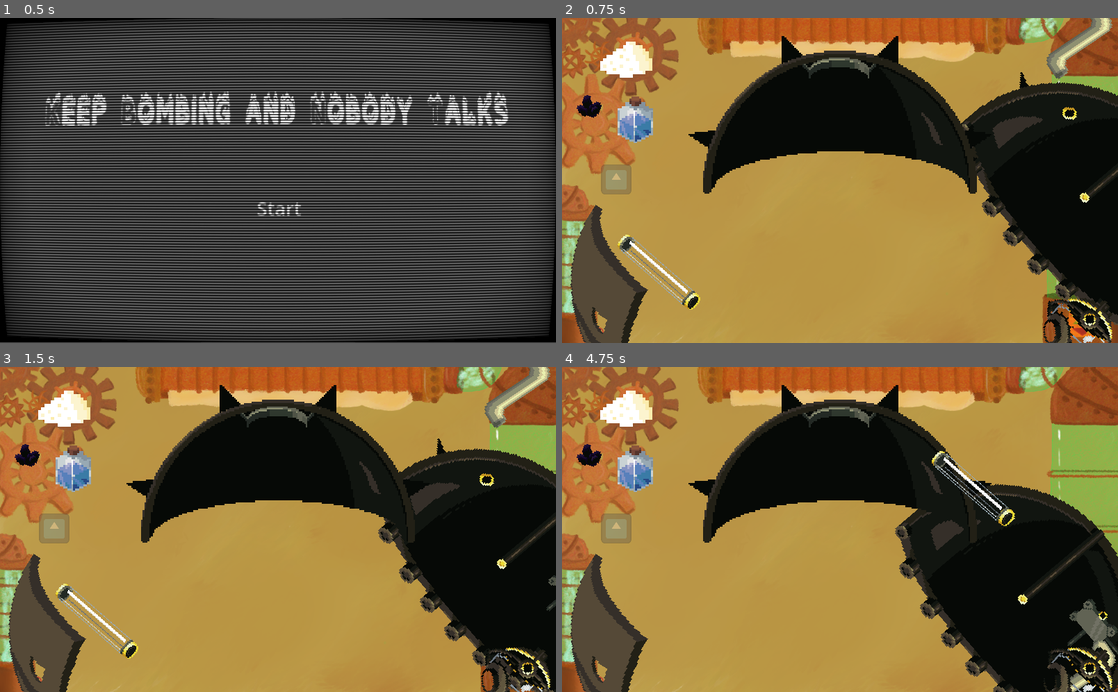
Above: before the commit, frames 1-4 (two rows, left to right).
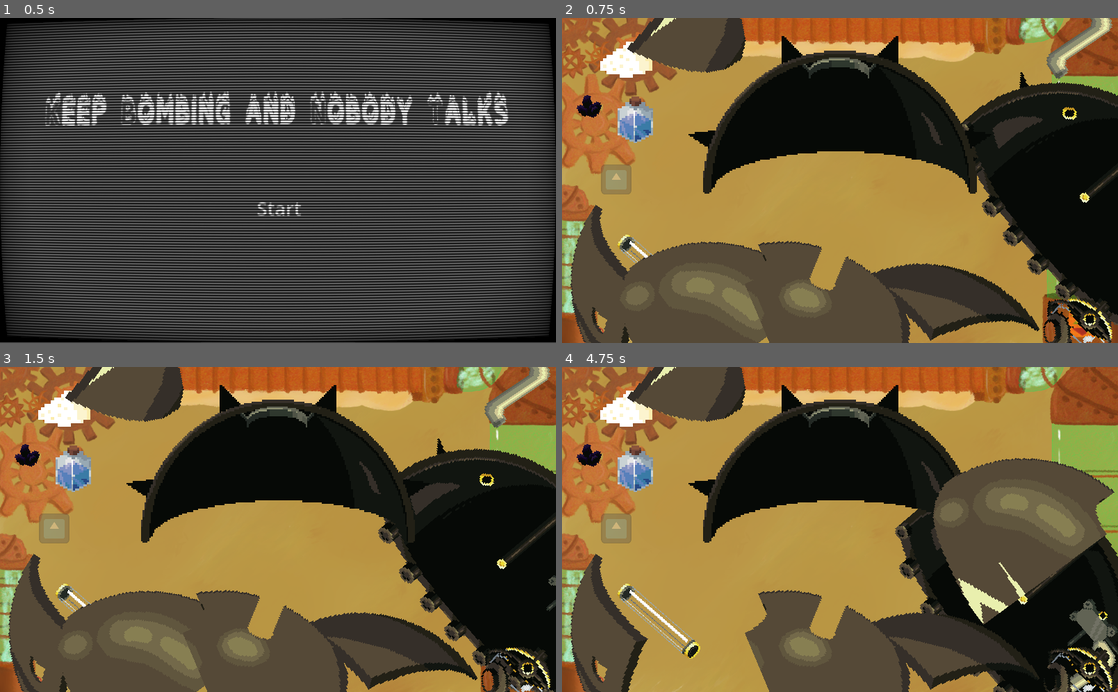
Above: after the commit, the same moments.

Repository: MarianPoirot/Gamejam-construire
Game: Godot game, scene res://Scenes/World/Opening.tscn
Two runs of this game, one before a commit and one after it. Both use one fixed random seed, a clock stepped at 60 frames per second and the inputs below. The engine's default icon, where the game draws it, is replaced by a stand-in: a white triangle on a blue panel in a dark square.
Inputs (mouse positions are in pixels of both pictures, inside the frame that each line leads up to):
- Up to frame 1 (0.5 s): no input
- Up to frame 2 (0.75 s): click "Start" at 0.5 s
- Up to frame 3 (1.5 s): tap Enter at 1.25 s; drag from (528, 542) to (467, 594) at 1.27 s
- Up to frame 4 (4.75 s): tap Space (start) at 2, 3.5 s; drag from (840, 461) to (1029, 594) at 2.02 s; tap R (restart) at 2.75, 4.25 s; move the mouse to (1079, 389) at 2.77 s; hold Right mouse button (secondary_action) 2.78-3.5 s; click (1079, 389) at 2.92 s; drag from (1084, 675) to (967, 646) at 3.52 s; drag from (656, 620) to (973, 487) at 4.27 s

Frame 1 is identical in both runs. In frame 2, 20% of the frame differs, in the area x 11-86%, y 0-100%; in frame 3, 20%; in frame 4, 24%, in the area x 10-100%, y 0-100%.

Commit message:
coque added to main

Diff:
--- a/Scenes/Pieces/coque_avant_sup_R.tscn
+++ b/Scenes/Pieces/coque_avant_sup_R.tscn
@@ -1,7 +1,6 @@
-[gd_scene load_steps=5 format=3 uid="uid://dqxfa0eotji3k"]
+[gd_scene load_steps=4 format=3 uid="uid://dqxfa0eotji3k"]
 
 [ext_resource type="PackedScene" uid="uid://dfk32paob4qpa" path="res://Scenes/Pieces/Piece.tscn" id="1_ah8o7"]
-[ext_resource type="PackedScene" uid="uid://ksyhx6uwk1rr" path="res://Scenes/Pieces/coque_supérieure.tscn" id="2_i8skg"]
 [ext_resource type="Texture2D" uid="uid://cv6cwi36o6pqq" path="res://Assets/Sprites/Coque_Avant_droite.png" id="3_qs6on"]
 
 [sub_resource type="ConvexPolygonShape2D" id="ConvexPolygonShape2D_pjbpw"]
@@ -11,23 +10,20 @@
 id = 25
 can_activate_ancre = false
 
-[node name="Coque_sup" parent="." index="0" instance=ExtResource("2_i8skg")]
-position = Vector2(-42, -20)
-
-[node name="CollisionPolygon2D2" type="CollisionPolygon2D" parent="." index="1"]
+[node name="CollisionPolygon2D2" type="CollisionPolygon2D" parent="." index="0"]
 scale = Vector2(5, 5)
 polygon = PackedVector2Array(8, 0.4, 8.6, 5.4, 6, 8.4, 2.6, 10, -8.4, 11.4, -8.4, -7.4, -6.2, -7.4, -4.8, -8.6, -5, -11, -0.4, -9.8, 4.6, -5.4)
 
-[node name="DragDropCollision" parent="." index="2"]
+[node name="DragDropCollision" parent="." index="1"]
 visible = false
 scale = Vector2(5, 5)
 shape = SubResource("ConvexPolygonShape2D_pjbpw")
 
-[node name="Ancre" parent="." index="3"]
+[node name="Ancre" parent="." index="2"]
 position = Vector2(-10, -20)
 metadata/_edit_group_ = true
 
-[node name="Sprite2D" type="Sprite2D" parent="." index="4"]
+[node name="Sprite2D" type="Sprite2D" parent="." index="3"]
 texture = ExtResource("3_qs6on")
 hframes = 2
 frame = 1
--- a/Scenes/World/Main.tscn
+++ b/Scenes/World/Main.tscn
@@ -20,6 +20,10 @@
 [ext_resource type="PackedScene" uid="uid://bvmk1lo1hl4ea" path="res://Scenes/Pieces/goupille.tscn" id="16_vplyf"]
 [ext_resource type="PackedScene" uid="uid://dpw714oplylju" path="res://Scenes/World/tapis_roulant.tscn" id="17_hyrnp"]
 [ext_resource type="PackedScene" uid="uid://5n2yjrnh0lvi" path="res://Scenes/Pieces/coque_avant_inf_L.tscn" id="20_nb4rh"]
+[ext_resource type="PackedScene" uid="uid://dobe78ei8mmn1" path="res://Scenes/Pieces/coque_avant_inf.tscn" id="21_gvekx"]
+[ext_resource type="PackedScene" uid="uid://ddce3absi6w14" path="res://Scenes/Pieces/coque_avant_inf_R.tscn" id="22_t6vc2"]
+[ext_resource type="PackedScene" uid="uid://be0d3psb00c0b" path="res://Scenes/Pieces/coque_avant_sup_L.tscn" id="23_4volp"]
+[ext_resource type="PackedScene" uid="uid://dqxfa0eotji3k" path="res://Scenes/Pieces/coque_avant_sup_R.tscn" id="24_my6qh"]
 
 [node name="Main" type="Node2D"]
 script = ExtResource("1_vn17v")
@@ -108,3 +112,19 @@
 [node name="Coque_inf_avant_l" parent="." instance=ExtResource("20_nb4rh")]
 position = Vector2(98, 524)
 scale = Vector2(3, 3)
+
+[node name="Coque_inf_avant_l2" parent="." instance=ExtResource("21_gvekx")]
+position = Vector2(255, 23)
+scale = Vector2(3, 3)
+
+[node name="Coque_inf_avant_l3" parent="." instance=ExtResource("22_t6vc2")]
+position = Vector2(702, 536)
+scale = Vector2(3, 3)
+
+[node name="Coque_inf_avant_l4" parent="." instance=ExtResource("23_4volp")]
+position = Vector2(262, 517)
+scale = Vector2(3, 3)
+
+[node name="Coque_inf_avant_l5" parent="." instance=ExtResource("24_my6qh")]
+position = Vector2(495, 543)
+scale = Vector2(3, 3)
--- a/Scripts/id.gd
+++ b/Scripts/id.gd
@@ -41,7 +41,7 @@
 	id_pieces.chaudiere: [id_pieces.coque_inf],
 	id_pieces.combustible: [id_pieces.chaudiere_ouverte],
 	id_pieces.conduitVapeur: [id_pieces.eau3,id_pieces.turbine],
-	id_pieces.coque_avant: [id_pieces.conduitVapeur,id_pieces.goupille,id_pieces.resistance,id_pieces.combustible],
+	id_pieces.coque_avant: [id_pieces.conduitVapeur,id_pieces.goupille,id_pieces.combustible],
 	id_pieces.eau: [id_pieces.reservoir],
 	id_pieces.goupille: [id_pieces.bouchon],
 	id_pieces.moteur: [id_pieces.coque_inf],
@@ -53,9 +53,9 @@
 	id_pieces.sodium3: [id_pieces.sodium2],
 	id_pieces.turbine: [id_pieces.coque_inf],
 	id_pieces.coque_avant_sup_l: [id_pieces.conduitVapeur,id_pieces.goupille,id_pieces.combustible],
-	id_pieces.coque_avant_sup_r: [id_pieces.conduitVapeur,id_pieces.goupille,id_pieces.resistance,id_pieces.combustible],
-	id_pieces.coque_avant_inf_l: [id_pieces.conduitVapeur,id_pieces.goupille,id_pieces.resistance,id_pieces.combustible],
-	id_pieces.coque_avant_inf_r: [id_pieces.conduitVapeur,id_pieces.goupille,id_pieces.resistance,id_pieces.combustible]
+	id_pieces.coque_avant_sup_r: [id_pieces.conduitVapeur,id_pieces.goupille,id_pieces.combustible],
+	id_pieces.coque_avant_inf_l: [id_pieces.conduitVapeur,id_pieces.goupille,id_pieces.combustible],
+	id_pieces.coque_avant_inf_r: [id_pieces.conduitVapeur,id_pieces.goupille,id_pieces.combustible]
 }
 
 var state_dependencies = {
Not shown: 1 places in Scenes/World/Main.tscn that only renumber resources
